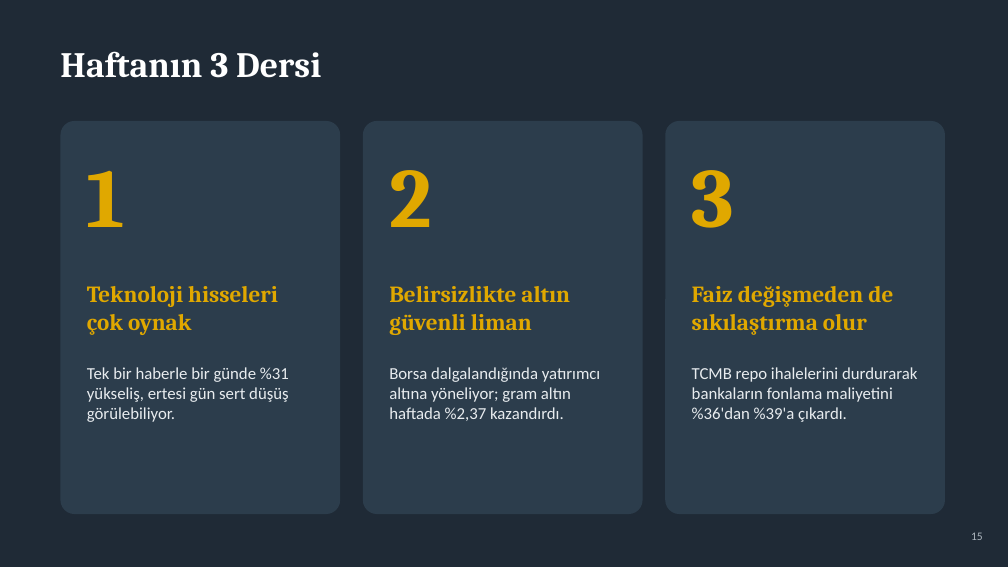
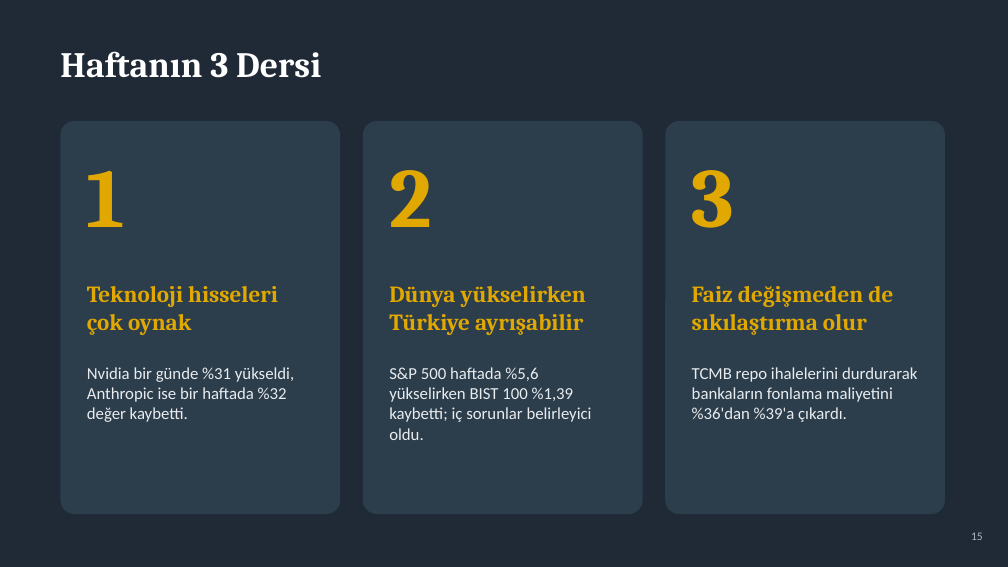
Before and after one commit to likyastudio/ikya-studios-ad, a slide deck: slide 15 of sunum/Haftalik_Ekonomi_Gundemi_Sade.pptx. Drawn at 1008x567 pixels with LibreOffice and Linux fonts; fonts in the diff are those of the drawing. Boxes give left, top, right and bottom in pixels: in the first picture for what was removed or moved away, otherwise in the second. Text is boxed around its words. In the diff, an @@ line names an element or a change of style, - is before the commit and + after.

```diff
--- a/sunum/Haftalik_Ekonomi_Gundemi_Sade.pptx
+++ b/sunum/Haftalik_Ekonomi_Gundemi_Sade.pptx
@@ text at (389, 286, 586, 335): text changed @@
-Belirsizlikte altın güvenli liman
+Dünya yükselirken Türkiye ayrışabilir
@@ text at (87, 367, 294, 422): text changed @@
-Tek bir haberle bir günde %31 yükseliş, ertesi gün sert düşüş görülebiliyor.
+Nvidia bir günde %31 yükseldi, Anthropic ise bir haftada %32 değer kaybetti.
@@ text at (389, 367, 592, 440): text changed @@
-Borsa dalgalandığında yatırımcı altına yöneliyor; gram altın haftada %2,37 kazandırdı.
+S&P 500 haftada %5,6 yükselirken BIST 100 %1,39 kaybetti; iç sorunlar belirleyici oldu.
```
Also in this commit, not shown: 14 other slides changed, 1 slide added, 1 slide removed.
